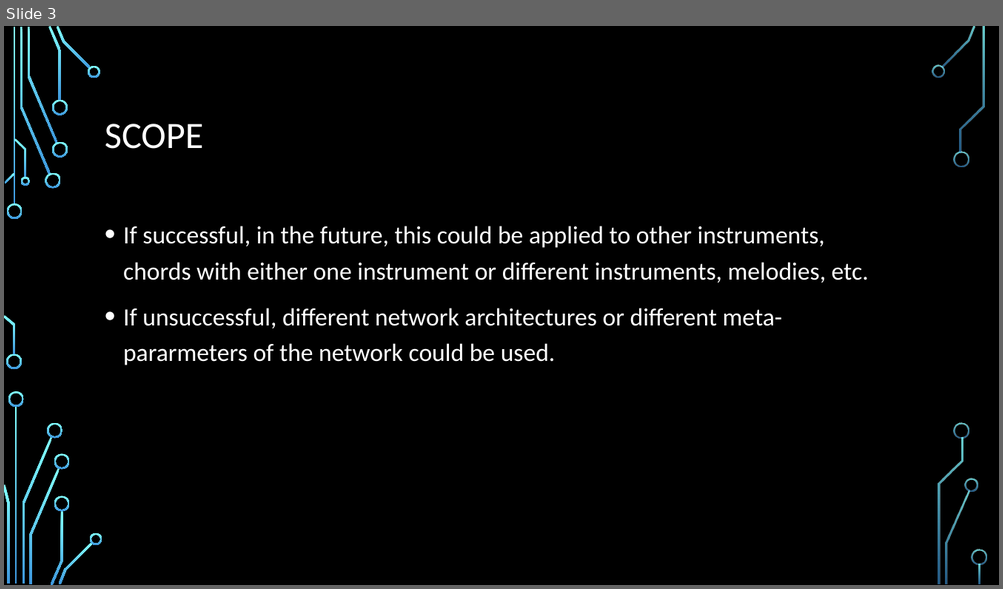
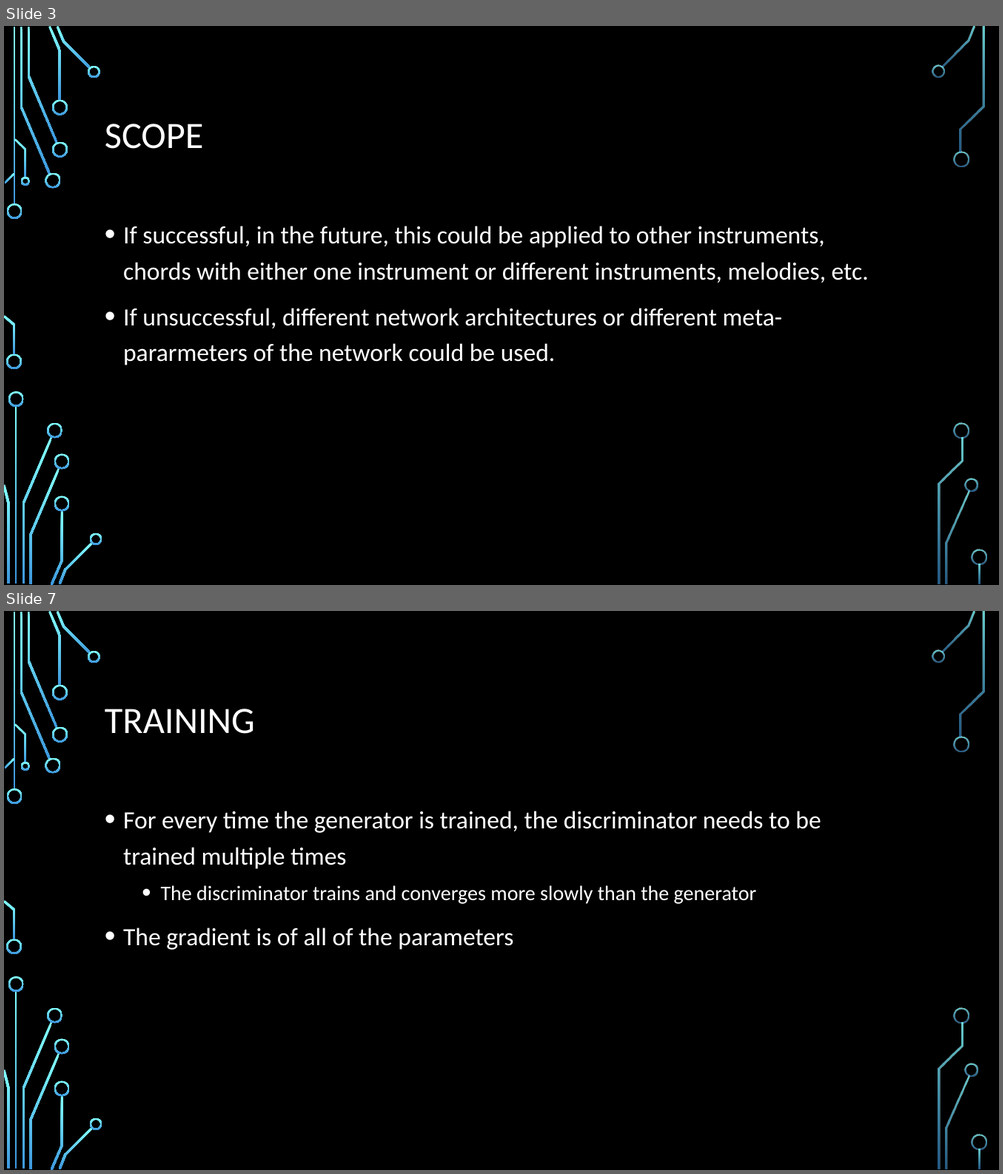
Before and after one commit to tinzh/machine-learning-tone-generation, a slide deck: firstPresentationWithDigitalFlowchart.pptx. Shown one above the other, each under a label of ours: slide 3 before the commit, slides 3 and 7 after it; the slides between them are not shown. The pictures are 1003x589 and 1003x1174 pixels, drawn with LibreOffice and Linux fonts; fonts in the diff are those of the drawing; background and template pictures are left out. Boxes give left, top, right and bottom in pixels: in the first picture for what was removed or moved away, otherwise in the second. Text is boxed around its words. In the diff, an @@ line names an element or a change of style, - is before the commit and + after.

```diff
--- a/firstPresentationWithDigitalFlowchart.pptx
+++ b/firstPresentationWithDigitalFlowchart.pptx
@@ slide 7 added at [4,611,999,1170], background picture (left out); not listed: 36 template elements that a slide beside it also shows @@
@@ title added at [105,709,255,734], 36 pt, text #FFFFFF @@
+TRAINING
@@ text added at [123,811,820,950], 24 pt, text #FFFFFF @@
+• For every time the generator is trained, the discriminator needs to be trained multiple times
+  • The discriminator trains and converges more slowly than the generator
+• The gradient is of all of the parameters
```
Also in this commit, not shown: 1 slide changed, 3 other slides added.
